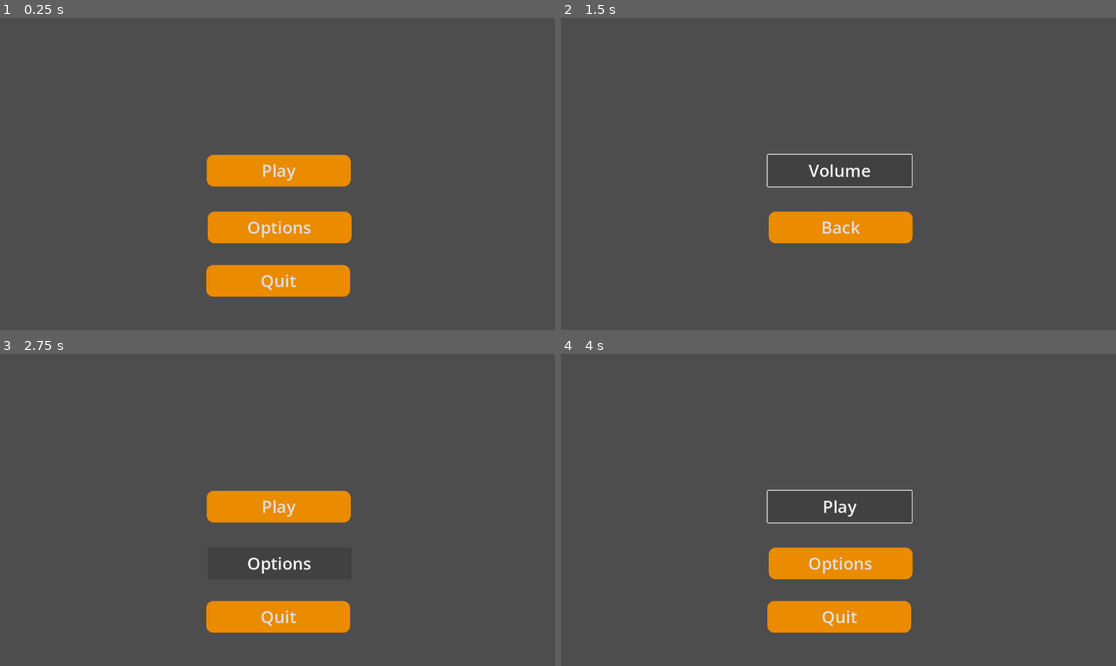
Above: before the commit, frames 1-4 (two rows, left to right).
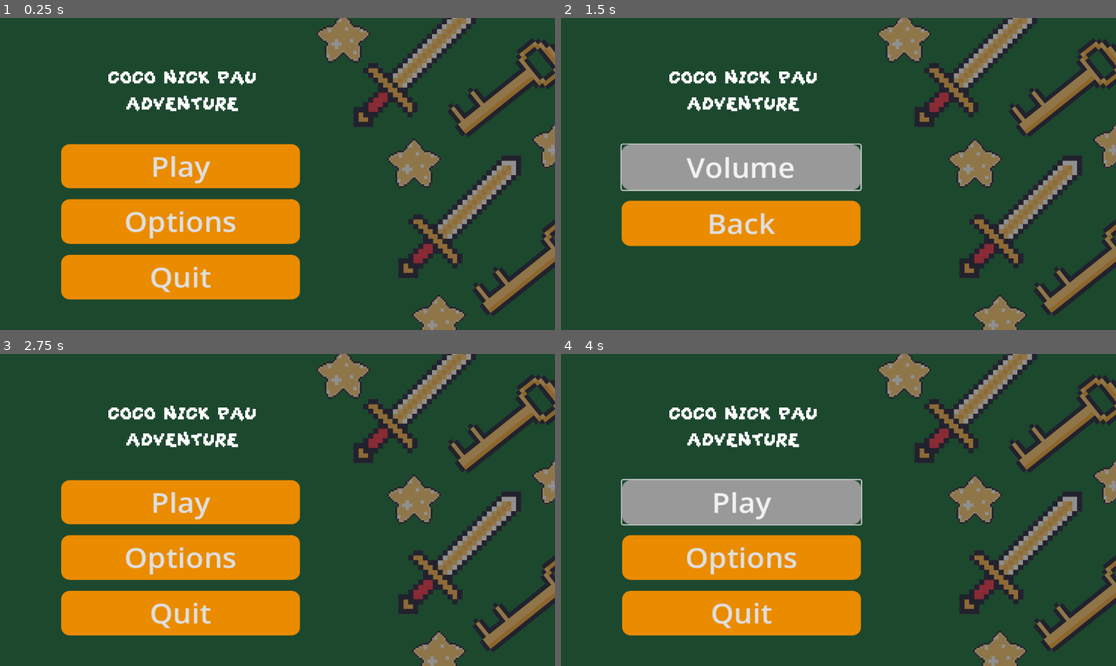
Above: after the commit, the same moments.

Repository: PaulusNow/game-dev
Game: Godot game, scene res://menu.tscn
The game is run twice, just before and just after one commit, with the same random seed, the same clock (stepped at 60 frames per second) and the same inputs.
Inputs:
- Up to frame 1 (0.25 s): no input
- Up to frame 2 (1.5 s): click "Options" at 0.5 s; click "Volume" at 1.25 s
- Up to frame 3 (2.75 s): click "Back" at 2 s
- Up to frame 4 (4 s): click "Play" at 2.75 s; click "Play" at 3.5 s

The runs differ from the first frame. In frame 1, 95% of the frame differs, in the area x 0-100%, y 0-100%; in frame 2, 98%; in frame 3, 97%; in frame 4, 97%.

Commit message:
Menu Game 2

Diff:
--- a/new-game-project/menu.tscn
+++ b/new-game-project/menu.tscn
@@ -1,6 +1,18 @@
-[gd_scene load_steps=3 format=3 uid="uid://cvcdc6ufh864d"]
+[gd_scene load_steps=8 format=3 uid="uid://cvcdc6ufh864d"]
 
-[ext_resource type="Script" path="res://menu.gd" id="1_dcdff"]
+[ext_resource type="Script" path="res://menu.gd" id="1_te6xg"]
+[ext_resource type="Texture2D" uid="uid://cf6g0kx0ryrwo" path="res://main_menu.png" id="2_bobyp"]
+[ext_resource type="FontFile" uid="uid://b7kxa2id6b4wq" path="res://GrapeSoda.ttf" id="3_un80n"]
+
+[sub_resource type="StyleBoxTexture" id="StyleBoxTexture_yrg14"]
+texture = ExtResource("2_bobyp")
+modulate_color = Color(0.564962, 0.564962, 0.564962, 1)
+
+[sub_resource type="StyleBoxFlat" id="StyleBoxFlat_ywk3k"]
+corner_radius_top_left = 15
+corner_radius_top_right = 15
+corner_radius_bottom_right = 15
+corner_radius_bottom_left = 15
 
 [sub_resource type="StyleBoxFlat" id="StyleBoxFlat_u0cu4"]
 bg_color = Color(0.917647, 0.545098, 0, 1)
@@ -9,6 +21,9 @@
 corner_radius_bottom_right = 15
 corner_radius_bottom_left = 15
 
+[sub_resource type="FontVariation" id="FontVariation_jgu3h"]
+base_font = ExtResource("3_un80n")
+
 [node name="Menu" type="Control"]
 layout_mode = 3
 anchors_preset = 15
@@ -16,68 +31,75 @@
 anchor_bottom = 1.0
 grow_horizontal = 2
 grow_vertical = 2
-script = ExtResource("1_dcdff")
+script = ExtResource("1_te6xg")
 
-[node name="Play" type="Button" parent="."]
-layout_direction = 1
+[node name="Panel" type="Panel" parent="."]
+layout_mode = 1
+anchors_preset = 15
+anchor_right = 1.0
+anchor_bottom = 1.0
+grow_horizontal = 2
+grow_vertical = 2
+theme_override_styles/panel = SubResource("StyleBoxTexture_yrg14")
+
+[node name="VBoxContainer" type="VBoxContainer" parent="."]
 layout_mode = 1
 anchors_preset = 8
 anchor_left = 0.5
 anchor_top = 0.5
 anchor_right = 0.5
 anchor_bottom = 0.5
-offset_left = -147.0
-offset_top = -40.0
-offset_right = 152.0
-offset_bottom = 26.0
+offset_left = -449.0
+offset_top = -62.0
+offset_right = -44.0
+offset_bottom = 223.0
 grow_horizontal = 2
 grow_vertical = 2
-size_flags_horizontal = 4
-size_flags_vertical = 4
-theme_override_font_sizes/font_size = 35
+scale = Vector2(1.22396, 1.13191)
+theme_override_constants/separation = 20
+
+[node name="Play" type="Button" parent="VBoxContainer"]
+layout_direction = 1
+layout_mode = 2
+size_flags_vertical = 3
+size_flags_stretch_ratio = 2.55
+theme_override_font_sizes/font_size = 50
+theme_override_styles/hover = SubResource("StyleBoxFlat_ywk3k")
 theme_override_styles/normal = SubResource("StyleBoxFlat_u0cu4")
 text = "Play"
 
-[node name="Options" type="Button" parent="."]
+[node name="Options" type="Button" parent="VBoxContainer"]
 layout_direction = 1
-layout_mode = 1
-anchors_preset = 8
-anchor_left = 0.5
-anchor_top = 0.5
-anchor_right = 0.5
-anchor_bottom = 0.5
-offset_left = -145.0
-offset_top = 78.0
-offset_right = 154.0
-offset_bottom = 144.0
-grow_horizontal = 2
-grow_vertical = 2
-size_flags_horizontal = 4
-size_flags_vertical = 4
-theme_override_font_sizes/font_size = 35
+layout_mode = 2
+size_flags_vertical = 3
+size_flags_stretch_ratio = 2.55
+theme_override_font_sizes/font_size = 50
+theme_override_styles/hover = SubResource("StyleBoxFlat_ywk3k")
 theme_override_styles/normal = SubResource("StyleBoxFlat_u0cu4")
 text = "Options"
 
-[node name="Quit" type="Button" parent="."]
+[node name="Quit" type="Button" parent="VBoxContainer"]
 layout_direction = 1
-layout_mode = 1
-anchors_preset = 8
-anchor_left = 0.5
-anchor_top = 0.5
-anchor_right = 0.5
-anchor_bottom = 0.5
-offset_left = -148.5
-offset_top = 189.0
-offset_right = 150.5
-offset_bottom = 255.0
-grow_horizontal = 2
-grow_vertical = 2
-size_flags_horizontal = 4
-size_flags_vertical = 4
-theme_override_font_sizes/font_size = 35
+layout_mode = 2
+size_flags_vertical = 3
+size_flags_stretch_ratio = 2.55
+theme_override_font_sizes/font_size = 50
+theme_override_styles/hover = SubResource("StyleBoxFlat_ywk3k")
 theme_override_styles/normal = SubResource("StyleBoxFlat_u0cu4")
 text = "Quit"
 
-[connection signal="pressed" from="Play" to="." method="_on_play_pressed"]
-[connection signal="pressed" from="Options" to="." method="_on_options_pressed"]
-[connection signal="pressed" from="Quit" to="." method="_on_quit_pressed"]
+[node name="Label" type="Label" parent="."]
+layout_mode = 0
+offset_left = 225.0
+offset_top = 98.0
+offset_right = 534.0
+offset_bottom = 203.0
+theme_override_fonts/font = SubResource("FontVariation_jgu3h")
+theme_override_font_sizes/font_size = 50
+text = "COCO NICK PAU
+ADVENTURE"
+horizontal_alignment = 1
+
+[connection signal="pressed" from="VBoxContainer/Play" to="." method="_on_play_pressed"]
+[connection signal="pressed" from="VBoxContainer/Options" to="." method="_on_options_pressed"]
+[connection signal="pressed" from="VBoxContainer/Quit" to="." method="_on_quit_pressed"]
--- a/new-game-project/options_menu.tscn
+++ b/new-game-project/options_menu.tscn
@@ -1,6 +1,18 @@
-[gd_scene load_steps=3 format=3 uid="uid://e310rpb14t61"]
+[gd_scene load_steps=8 format=3 uid="uid://bjdgkljt06dpc"]
 
-[ext_resource type="Script" path="res://options_menu.gd" id="1_hhiw7"]
+[ext_resource type="Script" path="res://options_menu.gd" id="1_dk3gk"]
+[ext_resource type="Texture2D" uid="uid://cf6g0kx0ryrwo" path="res://main_menu.png" id="2_0qq6w"]
+[ext_resource type="FontFile" uid="uid://b7kxa2id6b4wq" path="res://GrapeSoda.ttf" id="3_h3d1h"]
+
+[sub_resource type="StyleBoxTexture" id="StyleBoxTexture_yrg14"]
+texture = ExtResource("2_0qq6w")
+modulate_color = Color(0.564962, 0.564962, 0.564962, 1)
+
+[sub_resource type="StyleBoxFlat" id="StyleBoxFlat_ywk3k"]
+corner_radius_top_left = 15
+corner_radius_top_right = 15
+corner_radius_bottom_right = 15
+corner_radius_bottom_left = 15
 
 [sub_resource type="StyleBoxFlat" id="StyleBoxFlat_u0cu4"]
 bg_color = Color(0.917647, 0.545098, 0, 1)
@@ -9,6 +21,9 @@
 corner_radius_bottom_right = 15
 corner_radius_bottom_left = 15
 
+[sub_resource type="FontVariation" id="FontVariation_jgu3h"]
+base_font = ExtResource("3_h3d1h")
+
 [node name="Menu" type="Control"]
 layout_mode = 3
 anchors_preset = 15
@@ -16,47 +31,64 @@
 anchor_bottom = 1.0
 grow_horizontal = 2
 grow_vertical = 2
-script = ExtResource("1_hhiw7")
+script = ExtResource("1_dk3gk")
 
-[node name="Volume" type="Button" parent="."]
-layout_direction = 1
+[node name="Panel" type="Panel" parent="."]
 layout_mode = 1
-anchors_preset = 8
-anchor_left = 0.5
-anchor_top = 0.5
-anchor_right = 0.5
-anchor_bottom = 0.5
-offset_left = -147.0
-offset_top = -40.0
-offset_right = 152.0
-offset_bottom = 26.0
+anchors_preset = 15
+anchor_right = 1.0
+anchor_bottom = 1.0
 grow_horizontal = 2
 grow_vertical = 2
-size_flags_horizontal = 4
-size_flags_vertical = 4
-theme_override_font_sizes/font_size = 35
+theme_override_styles/panel = SubResource("StyleBoxTexture_yrg14")
+
+[node name="VBoxContainer" type="VBoxContainer" parent="."]
+layout_mode = 1
+anchors_preset = -1
+anchor_left = 0.325
+anchor_top = 0.74
+anchor_right = 0.325
+anchor_bottom = 0.74
+offset_left = -248.4
+offset_top = -216.52
+offset_right = 156.6
+offset_bottom = -30.52
+grow_horizontal = 2
+grow_vertical = 2
+scale = Vector2(1.22396, 1.13191)
+theme_override_constants/separation = 20
+
+[node name="Volume" type="Button" parent="VBoxContainer"]
+layout_direction = 1
+layout_mode = 2
+size_flags_vertical = 3
+size_flags_stretch_ratio = 2.55
+theme_override_font_sizes/font_size = 50
+theme_override_styles/hover = SubResource("StyleBoxFlat_ywk3k")
 theme_override_styles/normal = SubResource("StyleBoxFlat_u0cu4")
 text = "Volume"
 
-[node name="Back" type="Button" parent="."]
+[node name="Back" type="Button" parent="VBoxContainer"]
 layout_direction = 1
-layout_mode = 1
-anchors_preset = 8
-anchor_left = 0.5
-anchor_top = 0.5
-anchor_right = 0.5
-anchor_bottom = 0.5
-offset_left = -145.0
-offset_top = 78.0
-offset_right = 154.0
-offset_bottom = 144.0
-grow_horizontal = 2
-grow_vertical = 2
-size_flags_horizontal = 4
-size_flags_vertical = 4
-theme_override_font_sizes/font_size = 35
+layout_mode = 2
+size_flags_vertical = 3
+size_flags_stretch_ratio = 2.55
+theme_override_font_sizes/font_size = 50
+theme_override_styles/hover = SubResource("StyleBoxFlat_ywk3k")
 theme_override_styles/normal = SubResource("StyleBoxFlat_u0cu4")
 text = "Back"
 
-[connection signal="pressed" from="Volume" to="." method="_on_volume_pressed"]
-[connection signal="pressed" from="Back" to="." method="_on_back_pressed"]
+[node name="Label" type="Label" parent="."]
+layout_mode = 0
+offset_left = 225.0
+offset_top = 98.0
+offset_right = 534.0
+offset_bottom = 203.0
+theme_override_fonts/font = SubResource("FontVariation_jgu3h")
+theme_override_font_sizes/font_size = 50
+text = "COCO NICK PAU
+ADVENTURE"
+horizontal_alignment = 1
+
+[connection signal="pressed" from="VBoxContainer/Volume" to="." method="_on_volume_pressed"]
+[connection signal="pressed" from="VBoxContainer/Back" to="." method="_on_back_pressed"]
Binary file added: new-game-project/GrapeSoda.ttf
Not shown, added: new-game-project/GrapeSoda.ttf.import
